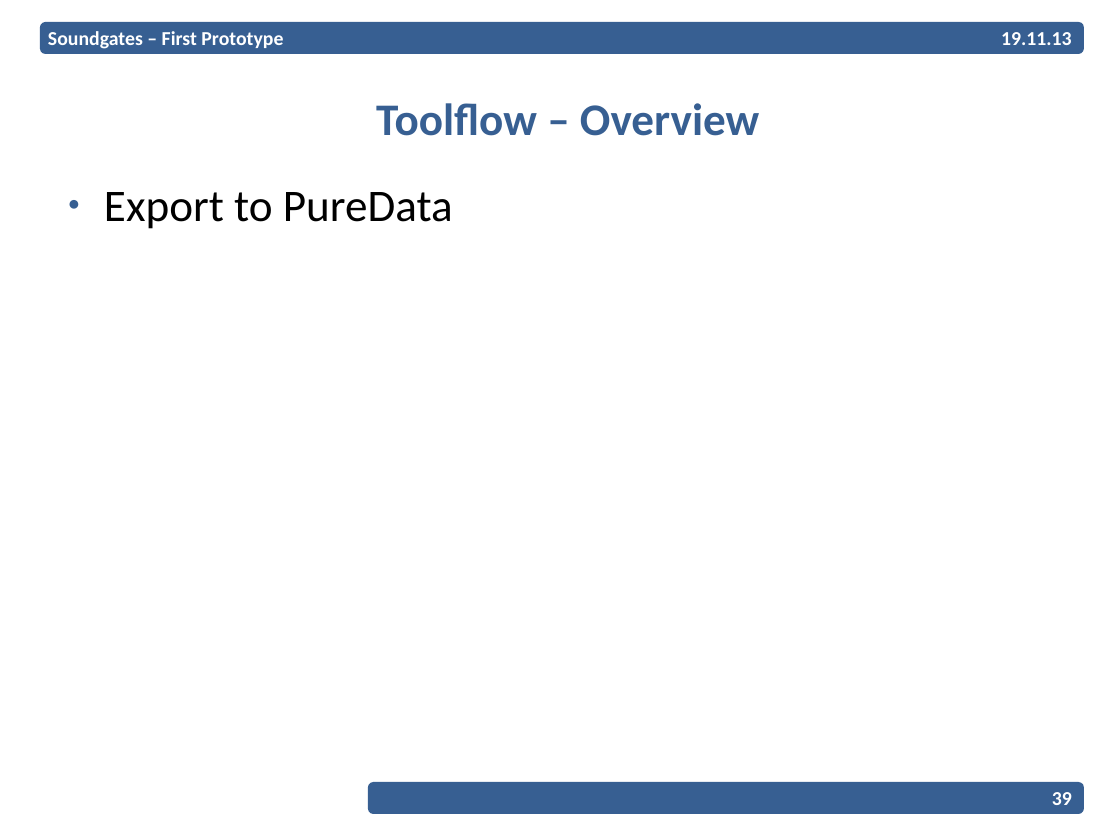
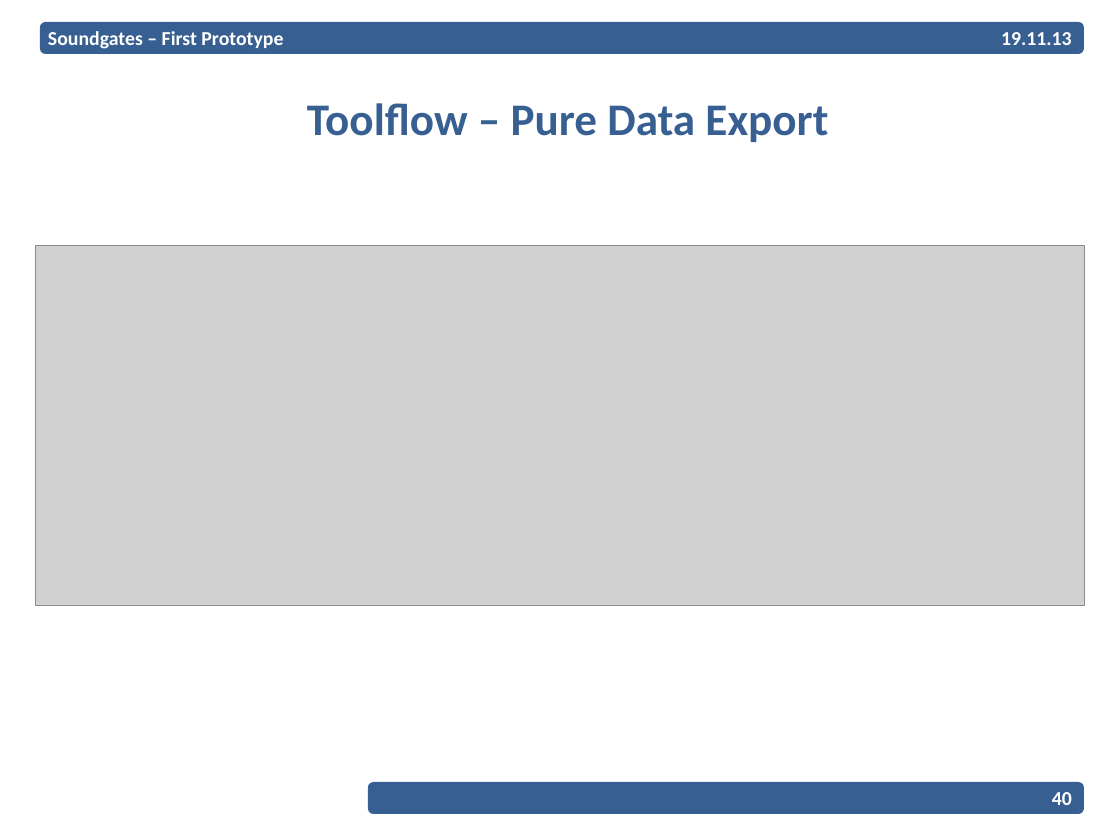
Before and after one commit to EPiCS/soundgates, a slide deck: slide 40 of documents/milestone1-2-presentation/Presentation.odp (slide 39 before the commit). Drawn at 1120x840 pixels with LibreOffice and Linux fonts; fonts in the diff are those of the drawing; grey boxes stand for pictures; background and template pictures are left out. Boxes give left, top, right and bottom in pixels: in the first picture for what was removed or moved away, otherwise in the second. Text is boxed around its words. In the diff, an @@ line names an element or a change of style, - is before the commit and + after.

Commit message:
added screenshots to presentation

```diff
--- a/documents/milestone1-2-presentation/Presentation.odp
+++ b/documents/milestone1-2-presentation/Presentation.odp
@@ title at (307,103,828,142): text changed @@
-Toolflow – Overview
+Toolflow – Pure Data Export
@@ text removed at (104,192,453,229) @@
-● Export to PureData
@@ picture added at (36,245,1085,606) @@
@@ page number at (1052,792,1072,805): text changed @@
-39
+40
```
Also in this commit, not shown: 8 other slides changed, 1 slide added.
